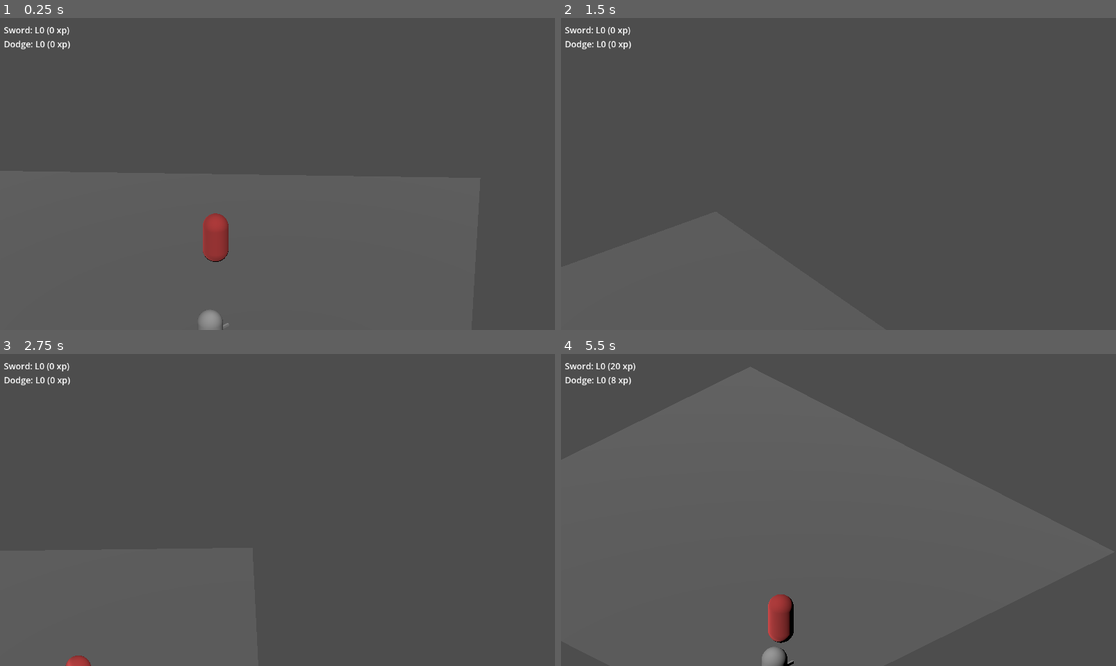
Above: before the commit, frames 1-4 (two rows, left to right).
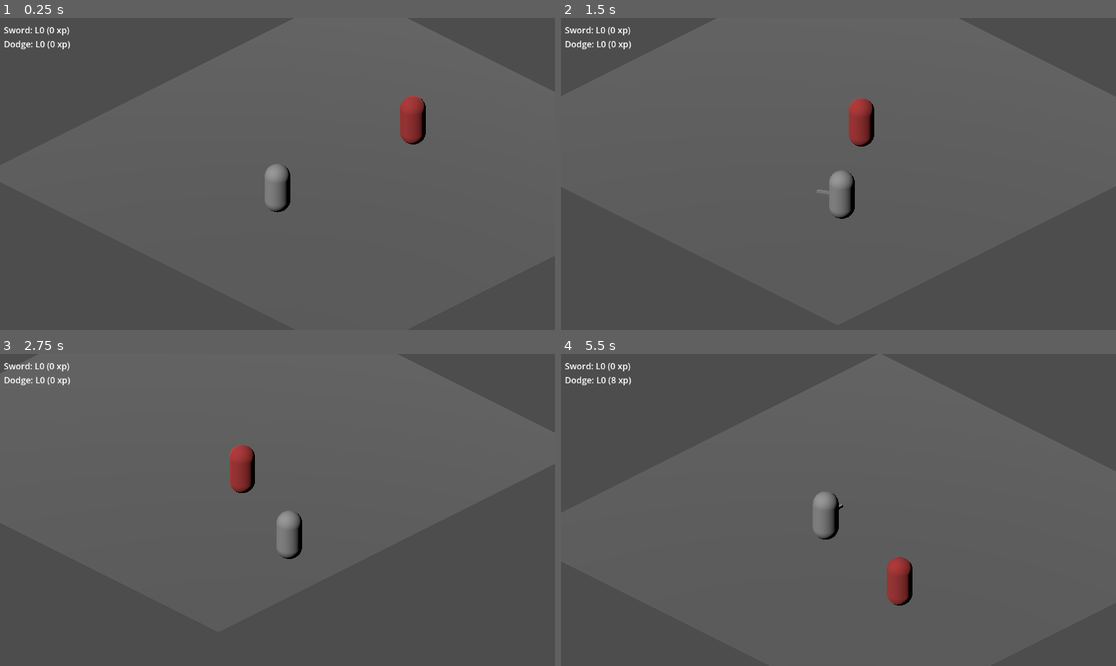
Above: after the commit, the same moments.

Repository: csonger98/ashesofasterion
Game: Godot game, scene res://scenes/test/TestRoom.tscn
Two runs of this game, one before a commit and one after it. Both use one fixed random seed, a clock stepped at 60 frames per second and the inputs below.
Inputs (mouse positions are in pixels of both pictures, inside the frame that each line leads up to):
- Up to frame 1 (0.25 s): no input
- Up to frame 2 (1.5 s): tap Enter at 0.5 s; move the mouse to (960, 158) at 0.52 s; press the mouse at (960, 158) at 0.53 s; hold D (move_right) 0.53-1.25 s; release the mouse at (960, 158) at 1.25 s; drag from (727, 189) to (810, 236) at 1.27 s
- Up to frame 3 (2.75 s): move the mouse to (333, 441) at 2.02 s; hold D (move_right) from 2.03 s (still down); hold Shift from 2.03 s (still down)
- Up to frame 4 (5.5 s): release D (move_right) at 2.75 s; release Shift at 2.75 s; drag from (810, 572) to (672, 463) at 2.77 s; move the mouse to (1005, 556) at 3.52 s; hold A (move_left) 3.53-4.25 s; tap Ctrl at 3.6 s; drag from (672, 463) to (755, 432) at 4.27 s; tap Space (dodge) at 5 s; move the mouse to (866, 510) at 5.02 s; hold S (move_down) from 5.03 s (still down); hold Space (dodge) from 5.03 s (still down); click (866, 510) at 5.17 s

The runs differ from the first frame. In frame 1, 2.0% of the frame differs, in the area x 35-77%, y 24-100%; in frame 2, 1.2%; in frame 3, 1.2%; in frame 4, 2.0%, in the area x 8-64%, y 2-100%.

Commit message:
fix(camera): set top_level so iso camera ignores player rotation

Diff:
--- a/scripts/camera/IsoCamera.gd
+++ b/scripts/camera/IsoCamera.gd
@@ -8,6 +8,10 @@
 var _target: Node3D
 
 func _ready() -> void:
+    # top_level decouples this camera from the parent's transform; the parent's
+    # rotation (e.g. PlayerActor's look_at-based aim) would otherwise spin the
+    # iso view around. We position via global_position in _process anyway.
+    top_level = true
     projection = PROJECTION_ORTHOGONAL
     size = 12.0
     rotation_degrees = Vector3(-30.0, 45.0, 0.0)
